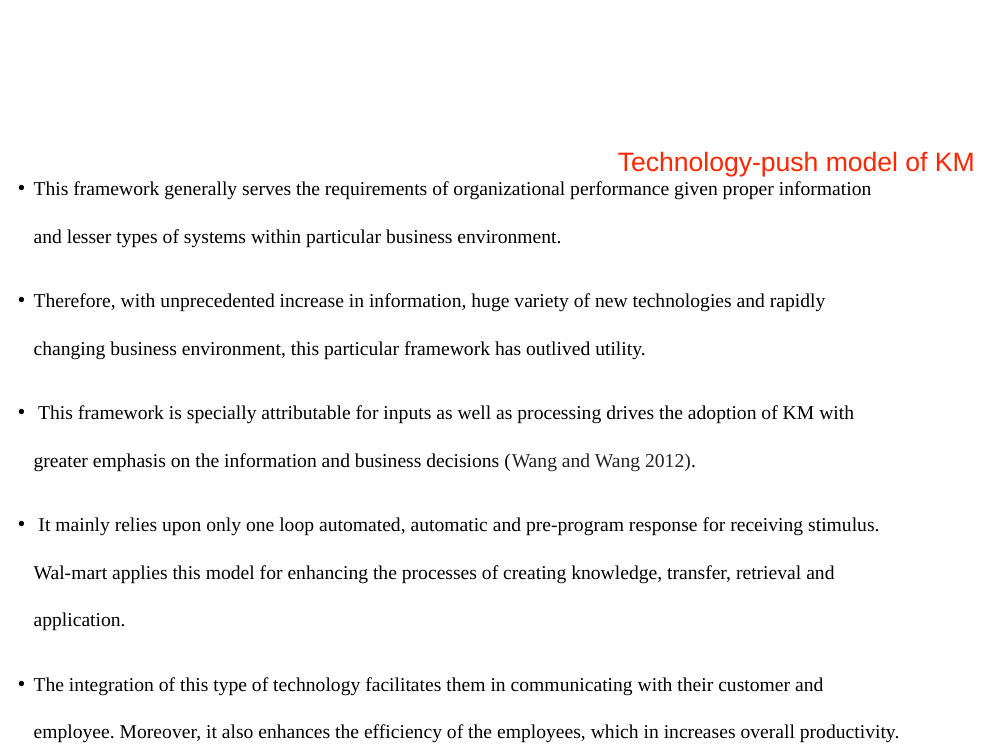
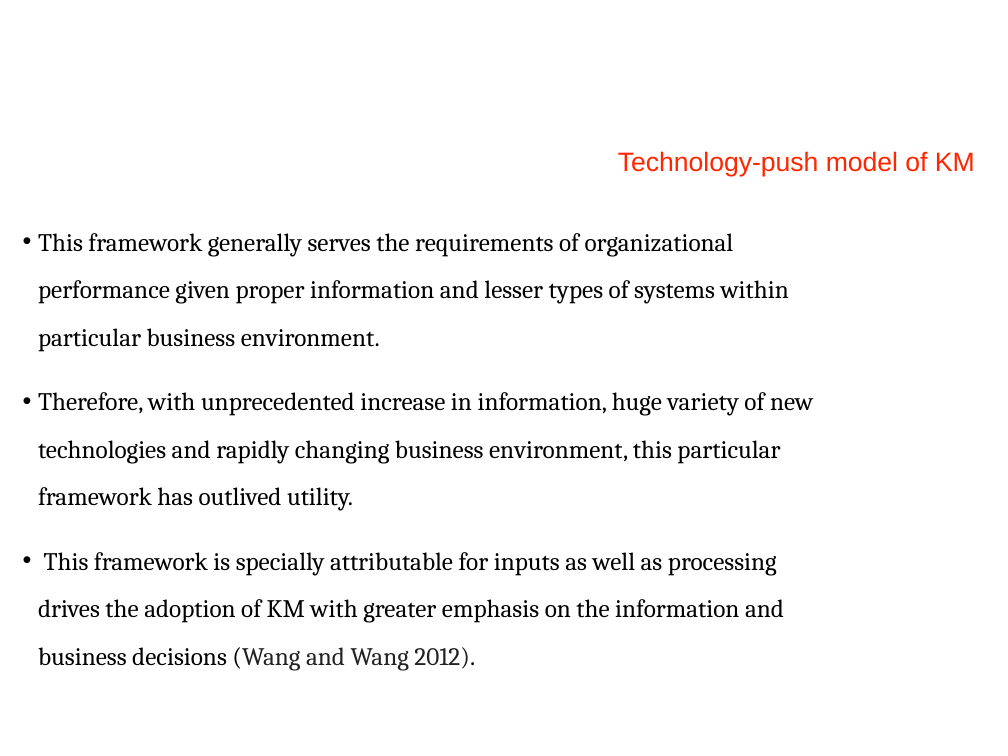
Before and after one commit to asinghania71/KM_PROJECT, a slide deck: slide 12 of kmppt.pptx (slide 9 before the commit). Drawn at 1008x756 pixels with LibreOffice and Linux fonts; fonts in the diff are those of the drawing; background and template pictures are left out. Boxes give left, top, right and bottom in pixels: in the first picture for what was removed or moved away, otherwise in the second. Text is boxed around its words. In the diff, an @@ line names an element or a change of style, - is before the commit and + after.

```diff
--- a/kmppt.pptx
+++ b/kmppt.pptx
@@ text "This framework generally serves the ...": place and size @@
-text "This framework generally serves the ..." at [34,181,900,743]
+text "This framework generally serves the ..." at [38,233,813,671]
@@ text "This framework generally serves the ..." at [38,233,813,671]: size 14 to 18 pt, font Times New Roman to Cambria @@
@@ text at [34,517,900,743]: paragraphs removed @@
-• It mainly relies upon only one loop automated, automatic and pre-program response for receiving stimulus. Wal-mart applies this model for enhancing the processes of creating knowledge, transfer, retrieval and application.
-• The integration of this type of technology facilitates them in communicating with their customer and employee. Moreover, it also enhances the efficiency of the employees, which in increases overall productivity.
```
Also in this commit, not shown: 11 other slides changed, 7 slides added, 1 other file.
